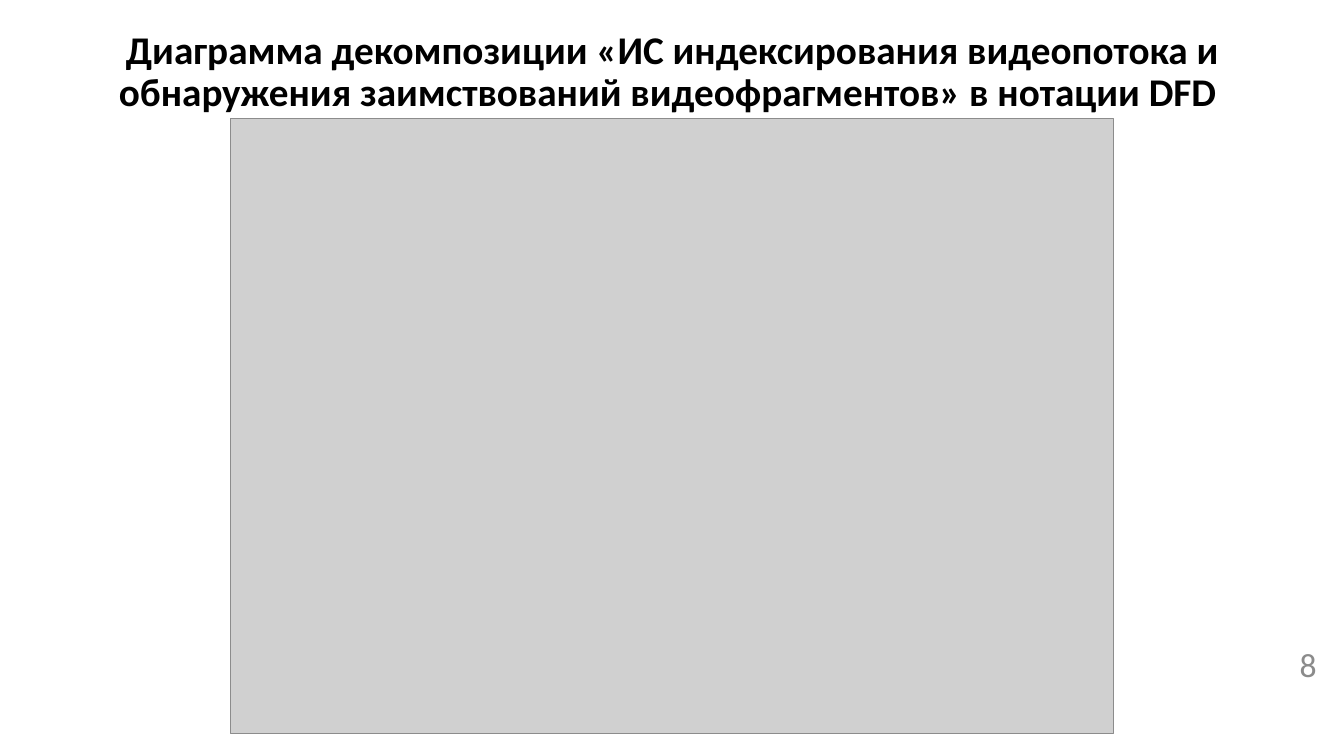
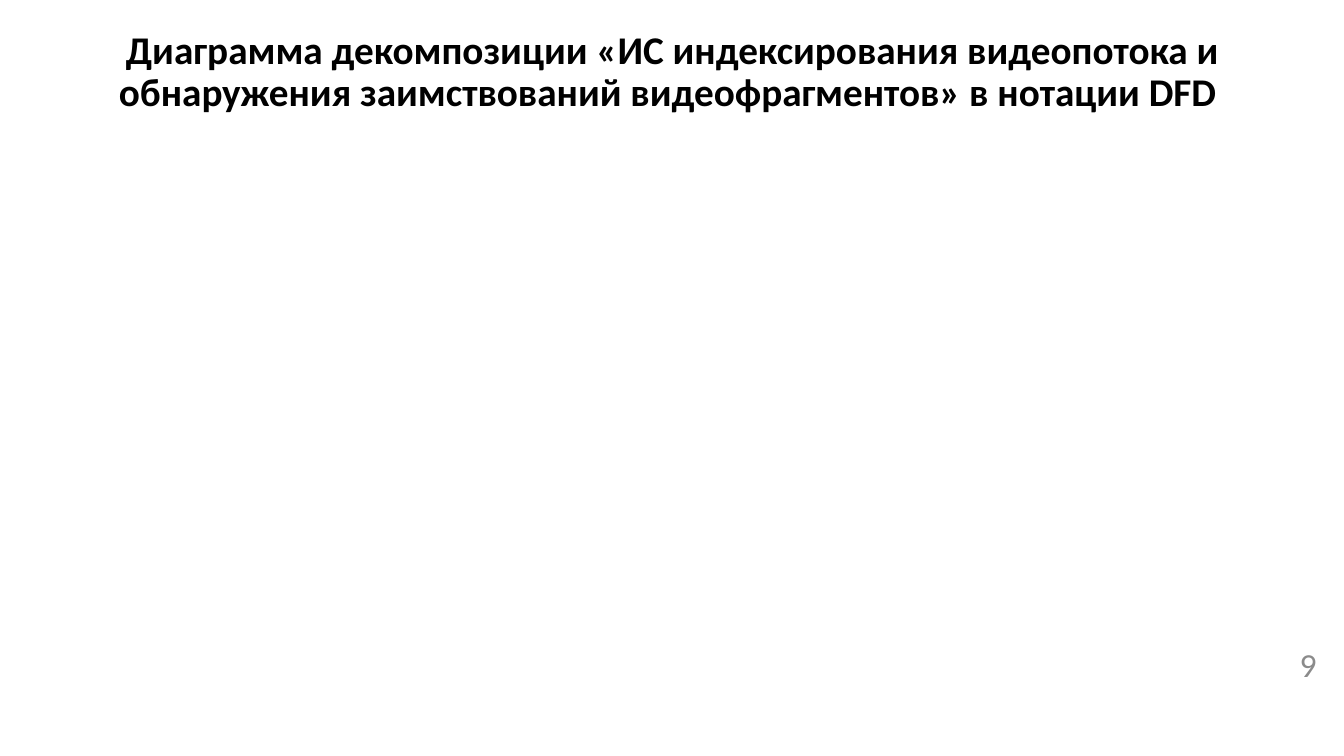
Before and after one commit to permCoding/Magistr-2022, a slide deck: slide 9 of 08-ВКР/как оформлять/Презентация-к-ВКР.pptx (slide 8 before the commit). Drawn at 1344x756 pixels with LibreOffice and Linux fonts; fonts in the diff are those of the drawing; grey boxes stand for pictures. Boxes give left, top, right and bottom in pixels: in the first picture for what was removed or moved away, otherwise in the second. Text is boxed around its words. In the diff, an @@ line names an element or a change of style, - is before the commit and + after.

```diff
--- a/08-ВКР/как оформлять/Презентация-к-ВКР.pptx
+++ b/08-ВКР/как оформлять/Презентация-к-ВКР.pptx
@@ picture removed at (x1=231, y1=119, x2=1113, y2=734) @@
@@ page number at (x1=1300, y1=655, x2=1317, y2=677): text changed @@
-8
+9
```
Also in this commit, not shown: 8 other slides changed, 3 slides added, 2 slides removed.
